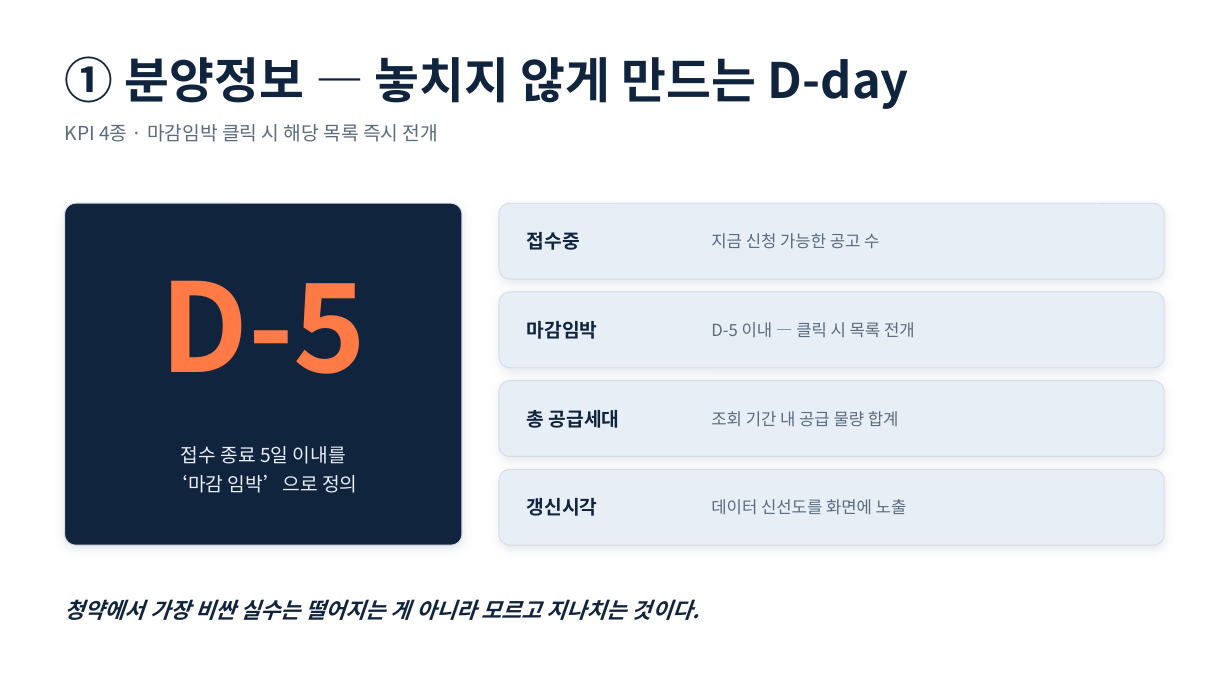
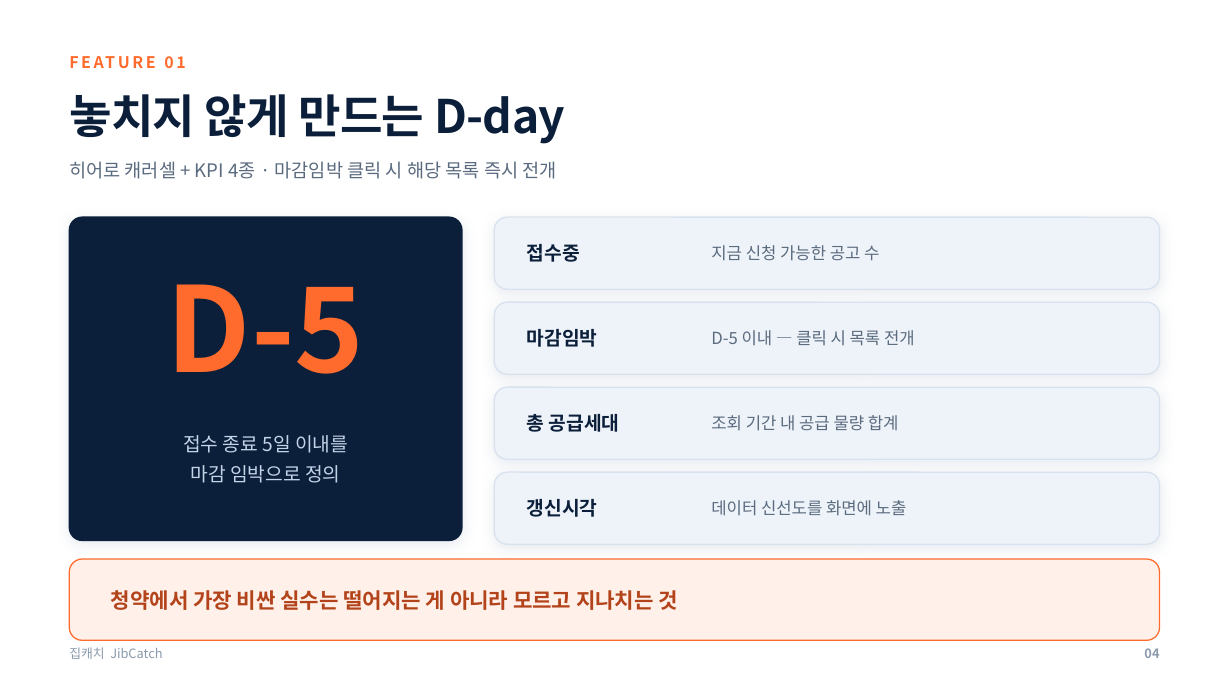
Before and after one commit to yubinxe/ch_insight, a slide deck: slide 6 of docs/presentation/집캐치_발표자료.pptx (slide 5 before the commit). Drawn at 1232x693 pixels with LibreOffice and Linux fonts; fonts in the diff are those of the drawing. Boxes give left, top, right and bottom in pixels: in the first picture for what was removed or moved away, otherwise in the second. Text is boxed around its words. In the diff, an @@ line names an element or a change of style, - is before the commit and + after.

```diff
--- a/docs/presentation/집캐치_발표자료.pptx
+++ b/docs/presentation/집캐치_발표자료.pptx
@@ text added at bbox=[69, 48, 1160, 76], 12.5 pt, text #FF6B2C, bold @@
+FEATURE 01
@@ text at bbox=[69, 94, 565, 144]: text changed; size 38 to 36 pt; text colour #10243E to #0B1F3A @@
-① 분양정보 — 놓치지 않게 만드는 D-day
+놓치지 않게 만드는 D-day
@@ text at bbox=[69, 161, 557, 179]: text changed; size 15 to 14.5 pt; text colour #5A6B7D to #5B6B7F @@
-KPI 4종 · 마감임박 클릭 시 해당 목록 즉시 전개
+히어로 캐러셀 + KPI 4종 · 마감임박 클릭 시 해당 목록 즉시 전개
@@ rounded rectangle: place and size @@
-rounded rectangle at bbox=[65, 203, 462, 545]
+rounded rectangle at bbox=[69, 217, 462, 541]
@@ rounded rectangle at bbox=[69, 217, 462, 541]: fill #10243E to #0B1F3A; outline #D4DEEA 0.75 pt to #0B1F3A 1 pt; shadow changed; proportions changed @@
@@ fill #E8EEF6 to #EEF3F9; outline #D4DEEA 0.75 pt to #D8E2EE 1 pt; shadow changed; proportions changed in 4 elements at bbox=[494, 472, 1160, 544], bbox=[494, 387, 1160, 459], bbox=[494, 302, 1160, 374], bbox=[494, 217, 1160, 289] @@
@@ rounded rectangle: place and size @@
-rounded rectangle at bbox=[499, 203, 1165, 279]
+rounded rectangle at bbox=[494, 217, 1160, 289]
@@ text colour #10243E to #0B1F3A in 4 elements at bbox=[527, 499, 598, 517], bbox=[527, 414, 620, 432], bbox=[527, 329, 598, 347], bbox=[527, 244, 580, 262] @@
@@ text "접수중": place and size @@
-text "접수중" at bbox=[527, 232, 580, 250]
+text "접수중" at bbox=[527, 244, 580, 262]
@@ text colour #5A6B7D to #5B6B7F in 4 elements at bbox=[711, 500, 907, 516], bbox=[711, 415, 899, 431], bbox=[711, 330, 915, 346], bbox=[711, 245, 879, 261] @@
@@ text "지금 신청 가능한 공고 수": place and size @@
-text "지금 신청 가능한 공고 수" at bbox=[711, 233, 879, 249]
+text "지금 신청 가능한 공고 수" at bbox=[711, 245, 879, 261]
@@ text "D-5" at bbox=[167, 284, 365, 374]: size 96 to 92 pt, text colour #FF7A45 to #FF6B2C @@
@@ rounded rectangle: place and size @@
-rounded rectangle at bbox=[499, 292, 1165, 368]
+rounded rectangle at bbox=[494, 302, 1160, 374]
@@ text "마감임박": place and size @@
-text "마감임박" at bbox=[527, 321, 598, 339]
+text "마감임박" at bbox=[527, 329, 598, 347]
@@ text "D-5 이내 — 클릭 시 ...": place and size @@
-text "D-5 이내 — 클릭 시 ..." at bbox=[711, 322, 915, 338]
+text "D-5 이내 — 클릭 시 ..." at bbox=[711, 330, 915, 346]
@@ rounded rectangle: place and size @@
-rounded rectangle at bbox=[499, 381, 1165, 457]
+rounded rectangle at bbox=[494, 387, 1160, 459]
@@ text "접수 종료 5일 이내를": place and size @@
-text "접수 종료 5일 이내를" at bbox=[169, 446, 357, 493]
+text "접수 종료 5일 이내를" at bbox=[183, 435, 348, 483]
@@ text at bbox=[183, 435, 348, 453]: text colour #E8EEF6 to #C3D4E8 in "접수 종료 5일 이내를"; line spacing 1.25 to 1.3 @@
@@ text at bbox=[191, 465, 340, 483]: text changed; text colour #E8EEF6 to #C3D4E8 @@
-‘마감 임박’으로 정의
+마감 임박으로 정의
@@ rounded rectangle: place and size @@
-rounded rectangle at bbox=[499, 470, 1165, 545]
+rounded rectangle at bbox=[494, 472, 1160, 544]
@@ rounded rectangle added at bbox=[69, 559, 1160, 640], fill #FFF1E9, outline #FF6B2C 1 pt @@
@@ text at bbox=[111, 590, 677, 610]: text changed; size 17 to 16.5 pt; text colour #10243E to #B3431A; italic off @@
-청약에서 가장 비싼 실수는 떨어지는 게 아니라 모르고 지나치는 것이다.
+청약에서 가장 비싼 실수는 떨어지는 게 아니라 모르고 지나치는 것
@@ text added at bbox=[69, 647, 162, 659], 10 pt, text #8A99AB @@
+집캐치 JibCatch
@@ text added at bbox=[1144, 648, 1159, 658], 10 pt, text #8A99AB, bold @@
+04
```
Also in this commit, not shown: 13 other slides changed, 4 slides added, 3 other files.
